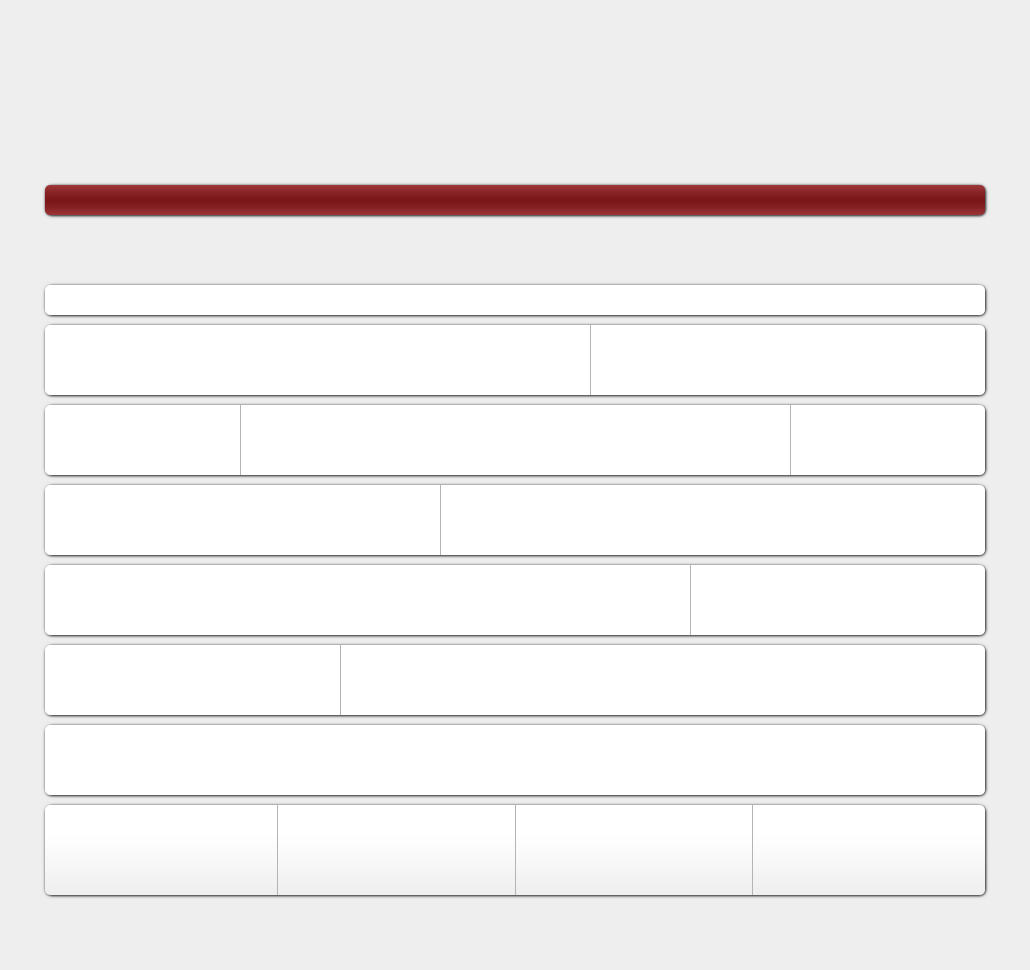
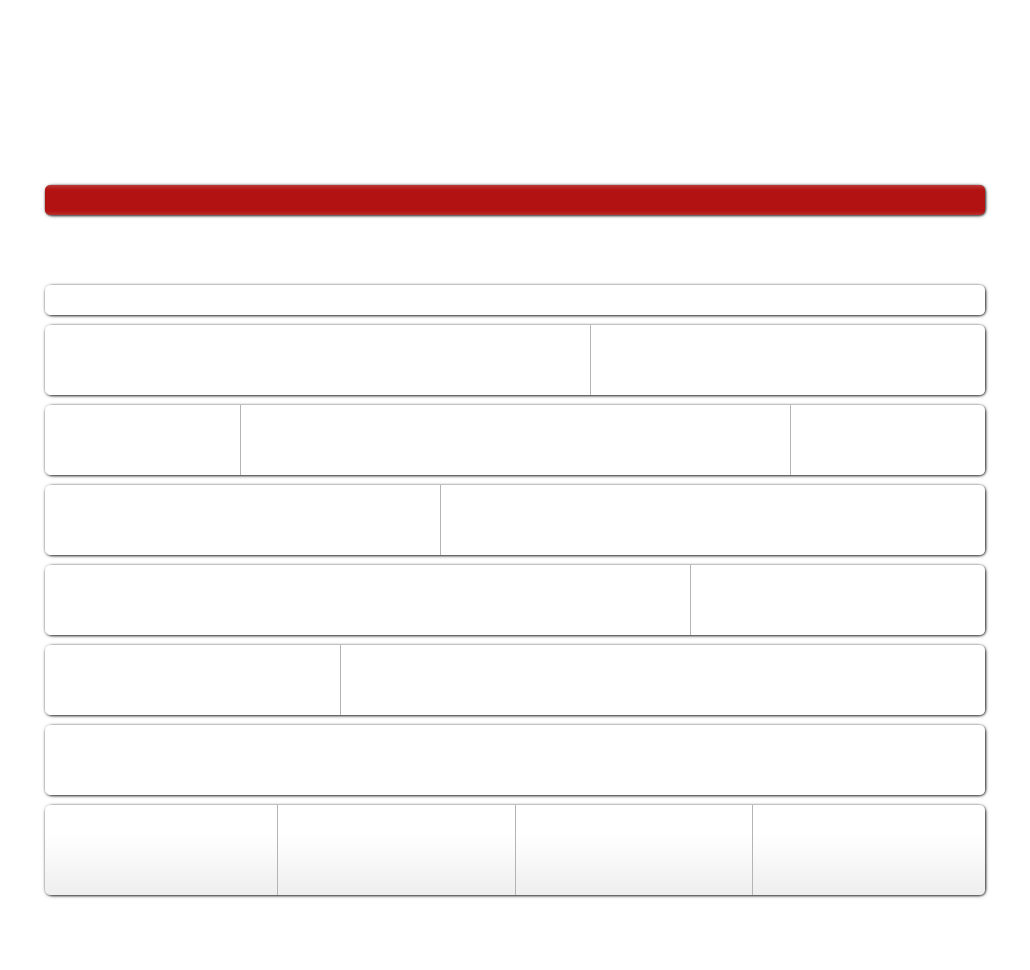
Layered file, before and after one edit (1030 x 970). Changes by layer:
painted on "Background" over [0, 0, 1030, 970]
